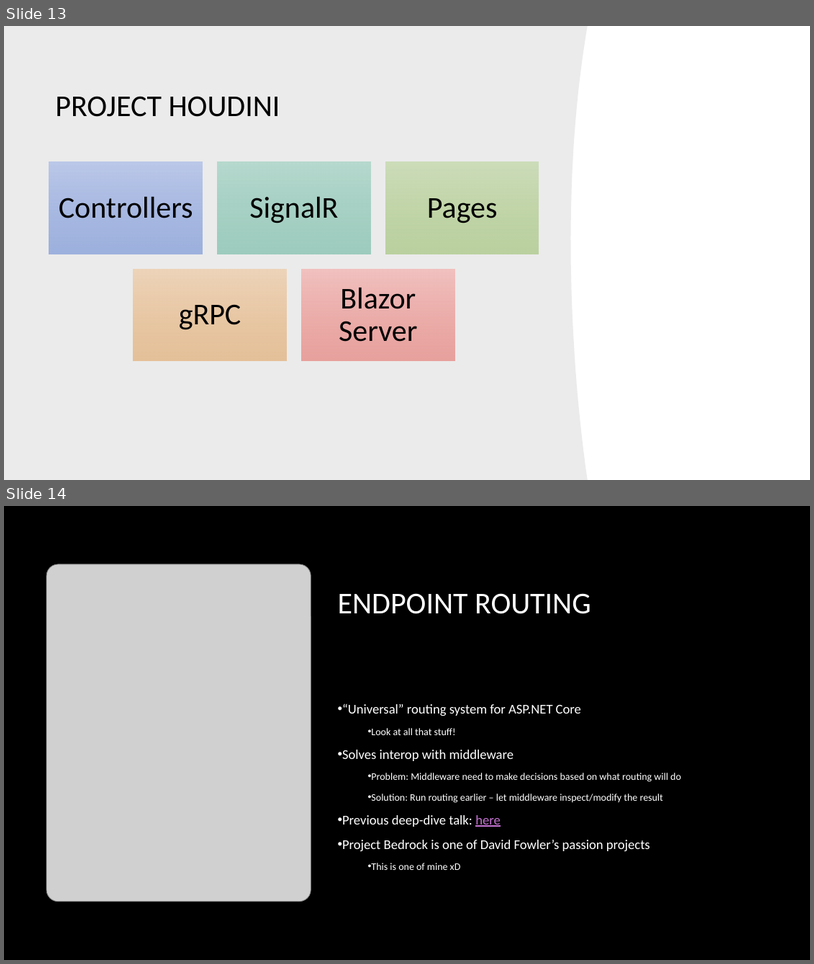
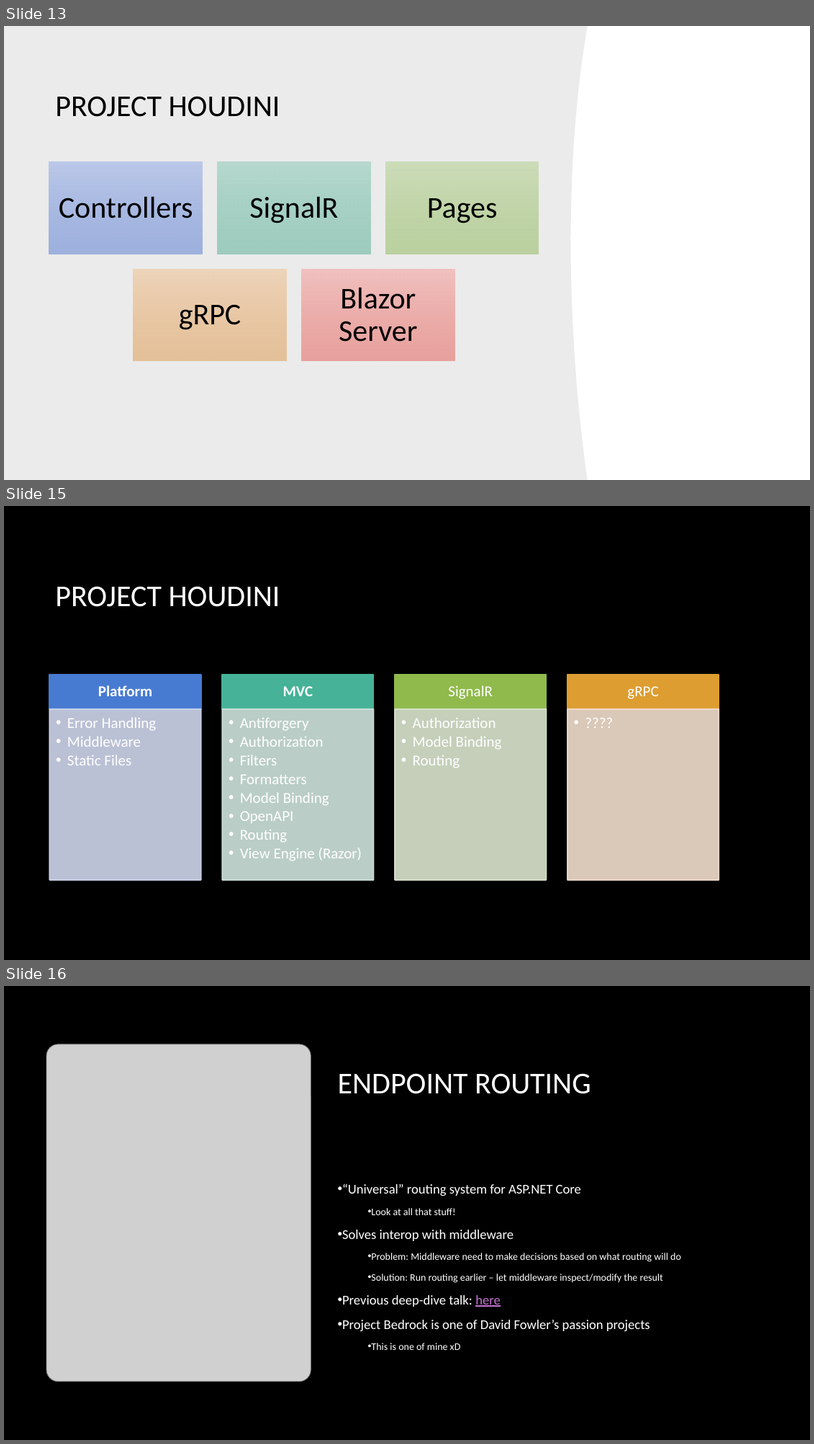
Before and after one commit to rynowak/Presentations, a slide deck: 2019/NDCSyndey/slides.pptx. Shown one above the other, each under a label of ours: slides 13 and 14 before the commit, slides 13, 15 and 16 after it; the slides between them are not shown. The pictures are 814x964 and 814x1444 pixels, drawn with LibreOffice and Linux fonts; fonts in the diff are those of the drawing; grey boxes stand for pictures; background and template pictures are left out. Boxes give left, top, right and bottom in pixels: in the first picture for what was removed or moved away, otherwise in the second. Text is boxed around its words. In the diff, an @@ line names an element or a change of style, - is before the commit and + after.

```diff
--- a/2019/NDCSyndey/slides.pptx
+++ b/2019/NDCSyndey/slides.pptx
@@ slide 15 added at [4, 506, 810, 960], background picture (left out) @@
@@ title added at [55, 586, 280, 607], 36 pt, text #FFFFFF @@
+PROJECT HOUDINI
@@ group added at [49, 674, 719, 879]: 8 rectangles, 8 texts @@
+Platform
+  • Error Handling
+  • Middleware
+  • Static Files
+MVC
+  • Antiforgery
+  • Authorization
+  • Filters
+  • Formatters
+  • Model Binding
+  • OpenAPI
+  • Routing
+  • View Engine (Razor)
+SignalR
+  • Authorization
+  • Model Binding
+  • Routing
+gRPC
+  • ????
@@ what was slide 14 is now slide 16 @@
```
Also in this commit, not shown: 3 slides changed, 5 other slides added.
